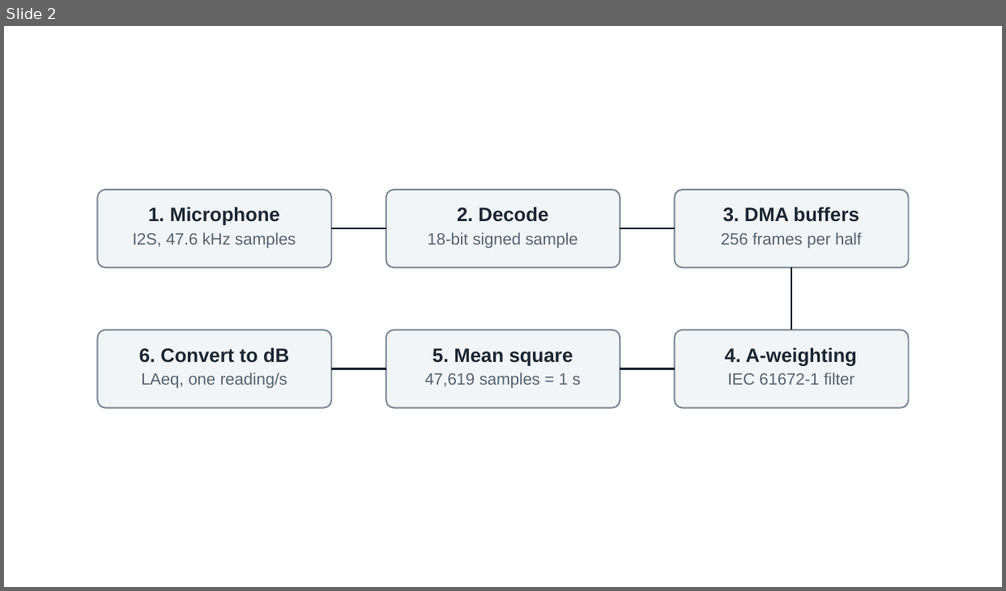
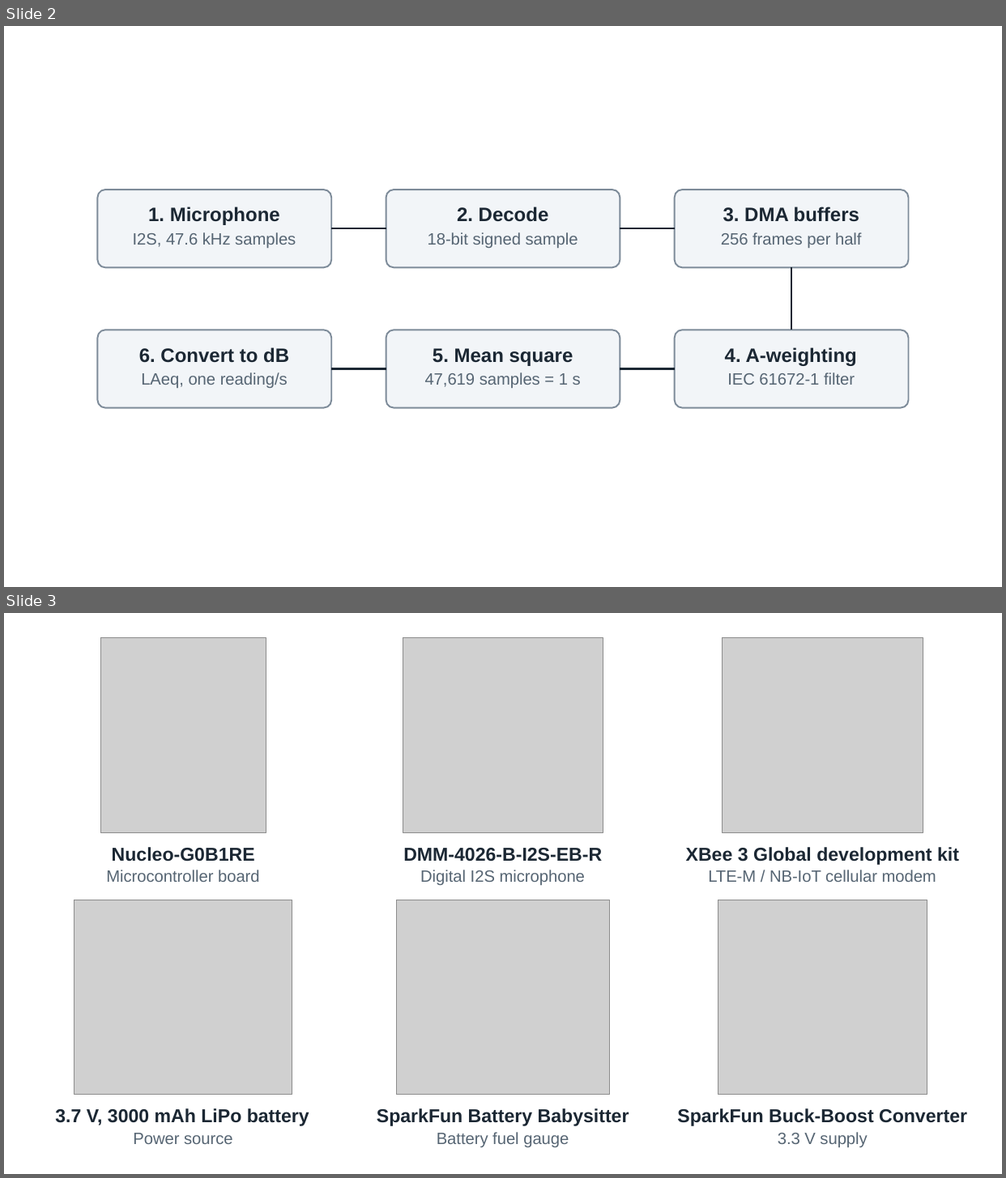
Before and after one commit to CMPE2965-Technical-Project-A01-A02-1261/Noise-Pollution-Monitoring, a slide deck: documents/figures/figures-editable-diagrams.pptx. Shown one above the other, each under a label of ours: slide 2 before the commit, slides 2 and 3 after it. The pictures are 1006x591 and 1006x1178 pixels, drawn with LibreOffice and Linux fonts; fonts in the diff are those of the drawing; grey boxes stand for pictures. Boxes give left, top, right and bottom in pixels: in the first picture for what was removed or moved away, otherwise in the second. Text is boxed around its words. In the diff, an @@ line names an element or a change of style, - is before the commit and + after.

```diff
--- a/documents/figures/figures-editable-diagrams.pptx
+++ b/documents/figures/figures-editable-diagrams.pptx
@@ slide 3 added at (4, 613, 1002, 1174), background #FFFFFF @@
@@ picture added at (100, 637, 266, 833) @@
@@ picture added at (403, 637, 603, 833) @@
@@ picture added at (722, 637, 923, 833) @@
@@ text added at (112, 847, 255, 862), 18 pt, text #1B2733, bold @@
+Nucleo-G0B1RE
@@ text added at (403, 848, 602, 862), 18 pt, text #1B2733, bold @@
+DMM-4026-B-I2S-EB-R
@@ text added at (686, 847, 959, 865), 18 pt, text #1B2733, bold @@
+XBee 3 Global development kit
@@ text added at (106, 870, 260, 882), 15.8 pt, text #566573 @@
+Microcontroller board
@@ text added at (420, 870, 585, 885), 15.8 pt, text #566573 @@
+Digital I2S microphone
@@ text added at (708, 870, 936, 882), 15.8 pt, text #566573 @@
+LTE-M / NB-IoT cellular modem
@@ picture added at (74, 900, 292, 1094) @@
@@ picture added at (396, 900, 611, 1094) @@
@@ picture added at (718, 900, 928, 1094) @@
@@ text added at (55, 1109, 309, 1127), 18 pt, text #1B2733, bold @@
+3.7 V, 3000 mAh LiPo battery
@@ text added at (377, 1109, 629, 1127), 18 pt, text #1B2733, bold @@
+SparkFun Battery Babysitter
@@ text added at (677, 1109, 967, 1127), 18 pt, text #1B2733, bold @@
+SparkFun Buck-Boost Converter
@@ text added at (133, 1133, 233, 1144), 15.8 pt, text #566573 @@
+Power source
@@ text added at (437, 1132, 569, 1148), 15.8 pt, text #566573 @@
+Battery fuel gauge
@@ text added at (778, 1132, 867, 1148), 15.8 pt, text #566573 @@
+3.3 V supply
```
Also in this commit, not shown: 1 other file.
